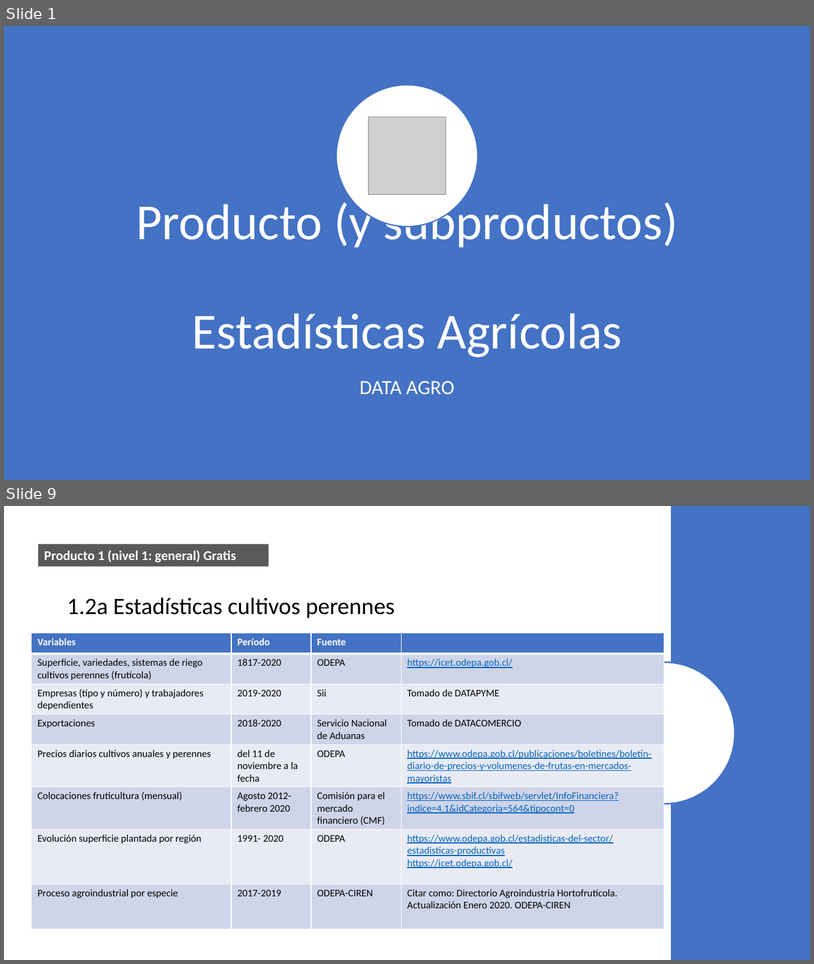
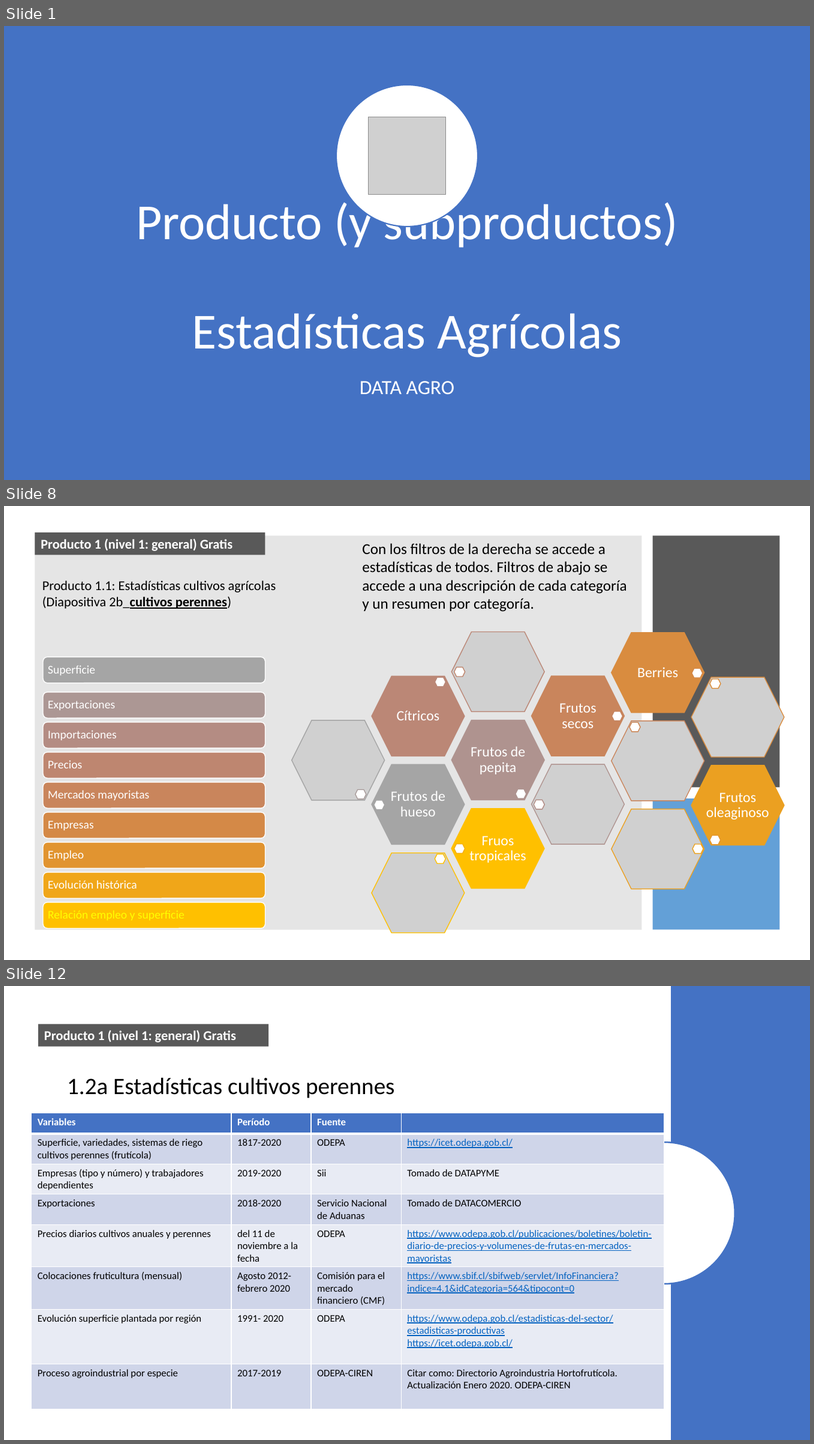
Before and after one commit to Sud-Austral/DATA-AGRO, a slide deck: Repositorio Agricultura/Para power bi/Chile/Agricola/Power Bi (variables a mostrar).pptx. Shown one above the other, each under a label of ours: slides 1 and 9 before the commit, slides 1, 8 and 12 after it; the slides between them are not shown. The pictures are 814x964 and 814x1444 pixels, drawn with LibreOffice and Linux fonts; fonts in the diff are those of the drawing; grey boxes stand for pictures. Boxes give left, top, right and bottom in pixels: in the first picture for what was removed or moved away, otherwise in the second. Text is boxed around its words. In the diff, an @@ line names an element or a change of style, - is before the commit and + after.

```diff
--- a/Repositorio Agricultura/Para power bi/Chile/Agricola/Power Bi (variables a mostrar).pptx
+++ b/Repositorio Agricultura/Para power bi/Chile/Agricola/Power Bi (variables a mostrar).pptx
@@ slide 8 added at <box>4,506,810,960</box>, background #FFFFFF @@
@@ rectangle added at <box>35,535,642,930</box>, fill #808080 at 20% opacity @@
@@ rectangle added at <box>35,532,266,555</box>, fill #595959, 16 pt, text #FFFFFF, bold @@
+Producto 1 (nivel 1: general) Gratis
@@ rectangle added at <box>653,535,780,787</box>, fill #595959 @@
@@ text added at <box>362,543,627,612</box>, 18 pt, text #000000 @@
+Con los filtros de la derecha se accede a estadísticas de todos. Filtros de abajo se accede a una descripción de cada categoría y un resumen por categoría.
@@ text added at <box>42,580,276,609</box>, 16 pt, text #000000 @@
+Producto 1.1: Estadísticas cultivos agrícolas (Diapositiva 2b_cultivos perennes)
@@ rectangle added at <box>653,798,780,930</box>, fill #5B9BD5 at 95% opacity @@
@@ group added at <box>292,632,785,933</box>: 21 hexagons, 7 texts, 7 pictures @@
+Frutos de hueso
+Frutos de pepita
+Cítricos
+Frutos secos
+Berries
+Frutos oleaginoso
+Fruos tropicales
@@ group added at <box>44,657,266,928</box>: 9 rounded rectangles, 9 texts @@
+Superficie
+Exportaciones
+Importaciones
+Precios
+Mercados mayoristas
+Empresas
+Empleo
+Evolución histórica
+Relación empleo y superficie
@@ what was slide 9 is now slide 12 @@
```
Also in this commit, not shown: 5 slides changed, 4 other slides added, 1 slide removed, 7 other files.
